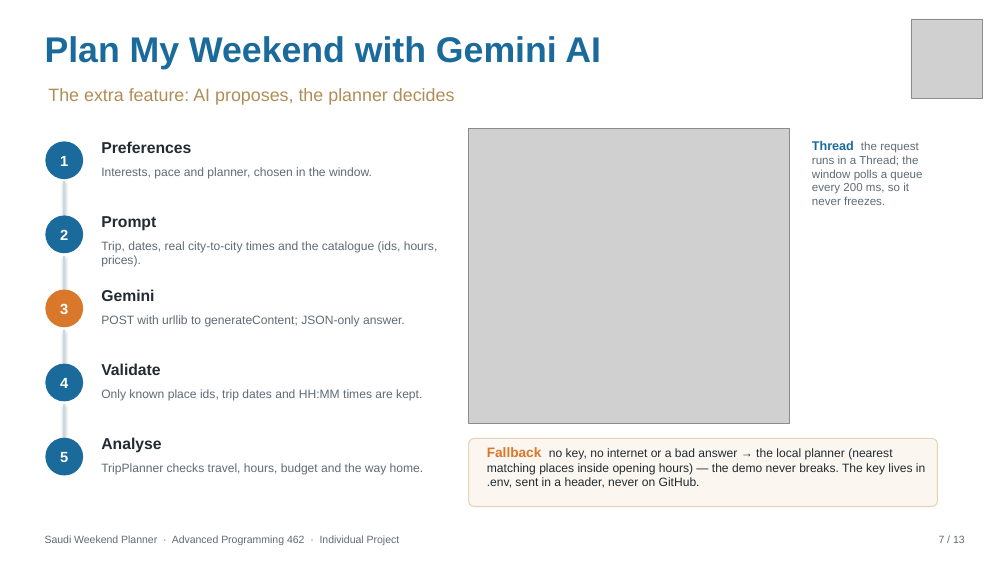
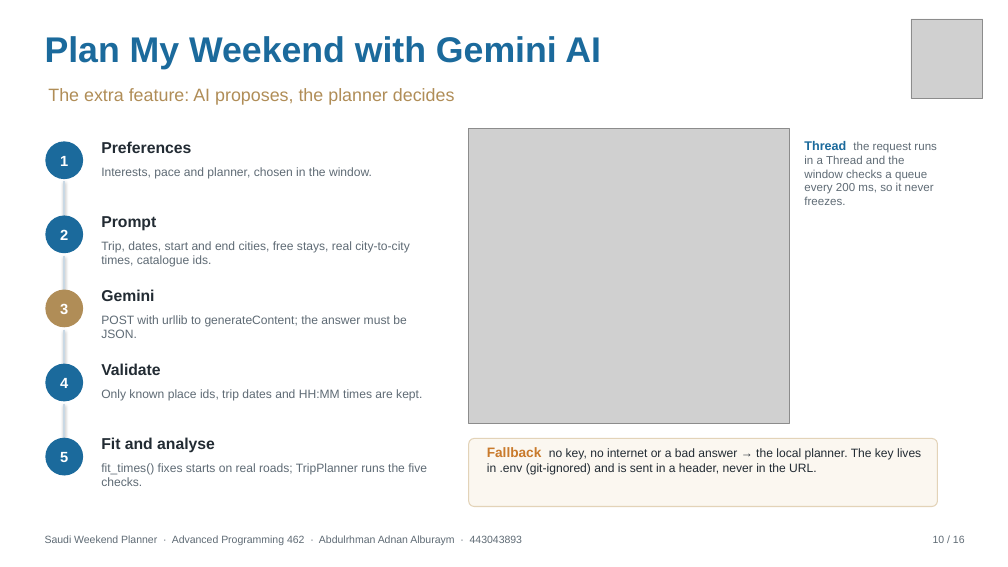
Before and after one commit to abdulrhmanalbream/saudi-weekend-plans, a slide deck: slide 10 of docs/Saudi_Weekend_Planner_Presentation.pptx (slide 7 before the commit). Drawn at 1008x567 pixels with LibreOffice and Linux fonts; fonts in the diff are those of the drawing; grey boxes stand for pictures. Boxes give left, top, right and bottom in pixels: in the first picture for what was removed or moved away, otherwise in the second. Text is boxed around its words. In the diff, an @@ line names an element or a change of style, - is before the commit and + after.

```diff
--- a/docs/Saudi_Weekend_Planner_Presentation.pptx
+++ b/docs/Saudi_Weekend_Planner_Presentation.pptx
@@ text at [804,141,936,205]: text changed @@
-Thread the request runs in a Thread; the window polls a queue every 200 ms, so it never freezes.
+Thread the request runs in a Thread and the window checks a queue every 200 ms, so it never freezes.
@@ text at [101,241,409,267]: text changed @@
-Trip, dates, real city-to-city times and the catalogue (ids, hours, prices).
+Trip, dates, start and end cities, free stays, real city-to-city times, catalogue ids.
@@ rounded rectangle "3" at [45,290,83,327]: fill #D9772B to #B08D57 @@
@@ text at [101,315,406,338]: text changed @@
-POST with urllib to generateContent; JSON-only answer.
+POST with urllib to generateContent; the answer must be JSON.
@@ text at [101,437,215,453]: text changed @@
-Analyse
+Fit and analyse
@@ text at [487,447,921,474]: text changed @@
-Fallback no key, no internet or a bad answer → the local planner (nearest matching places inside opening hours) — the demo never breaks. The key lives in .env, sent in a header, never on GitHub.
+Fallback no key, no internet or a bad answer → the local planner. The key lives in .env (git-ignored) and is sent in a header, never in the URL.
@@ text at [101,463,427,486]: text changed @@
-TripPlanner checks travel, hours, budget and the way home.
+fit_times() fixes starts on real roads; TripPlanner runs the five checks.
@@ text at [45,535,522,545]: text changed @@
-Saudi Weekend Planner · Advanced Programming 462 · Individual Project
+Saudi Weekend Planner · Advanced Programming 462 · Abdulrhman Adnan Alburaym · 443043893
@@ text at [933,535,965,543]: text changed @@
-7 / 13
+10 / 16
```
Also in this commit, not shown: 9 other slides changed, 6 slides added, 3 slides removed, 17 other files.
